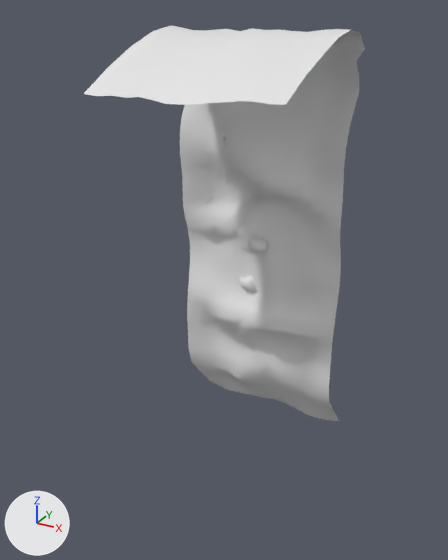
The FBX model Assets/ReSurvivor2/Blender/S7U_EarthBank_1m/S7U_EarthBank_1m.fbx, before and after one commit.
The view is the same before and after, from a 50 mm lens placed at (1.48, -3.3, 2.49), pointed at (-0.05, -0.51, 1.1). The axes (+X, +Y, +Z) are drawn at lower left. The lights are the same throughout. The picture after the commit comes second. Materials are left out; every surface is plain grey. Where no turn or scale is listed for an object, it has been applied to the vertices.

In view in the first picture: 'S7U_EarthBank_1m'.
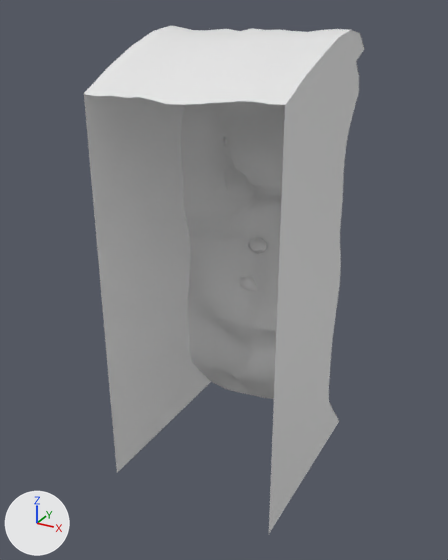
Location of each change, [x1, y1, x2, y2] in pixels of the pictures (448 x 560 px):
'S7U_EarthBank_1m', reshaped (28% taller): before [84, 26, 365, 422]; after [84, 26, 365, 533]
part 1 of me_s7u_earthbank_1m_mesh, added: after [84, 29, 211, 472]
part 2 of me_s7u_earthbank_1m_mesh, added: after [269, 30, 364, 533]

Edits to the bpy script that builds the scene:
```text
Change me_s7u_earthbank_1m_mesh:
    used by ob_s7u_earthbank_1m; location = (0.0, 0.0, 0.0)
    remove me_s7u_earthbank_1m_mesh.from_pydata(...)  # 750 vertices, 762 faces; spans x -0.5..0.5, y -1.03..0.13, z -0.07..2.4
    add me_s7u_earthbank_1m_mesh.from_pydata(...)  # 828 vertices, 836 faces; spans x -0.5..0.5, y -1.03..0.13, z -0.07..2.4
    me_s7u_earthbank_1m_mesh part 1: a new loose piece of 39 vertices spanning x -0.5, y -1.03..0.1, z -0.06..2.4
    me_s7u_earthbank_1m_mesh part 2: a new loose piece of 39 vertices spanning x 0.5, y -1.02..0.1, z -0.06..2.4
```
